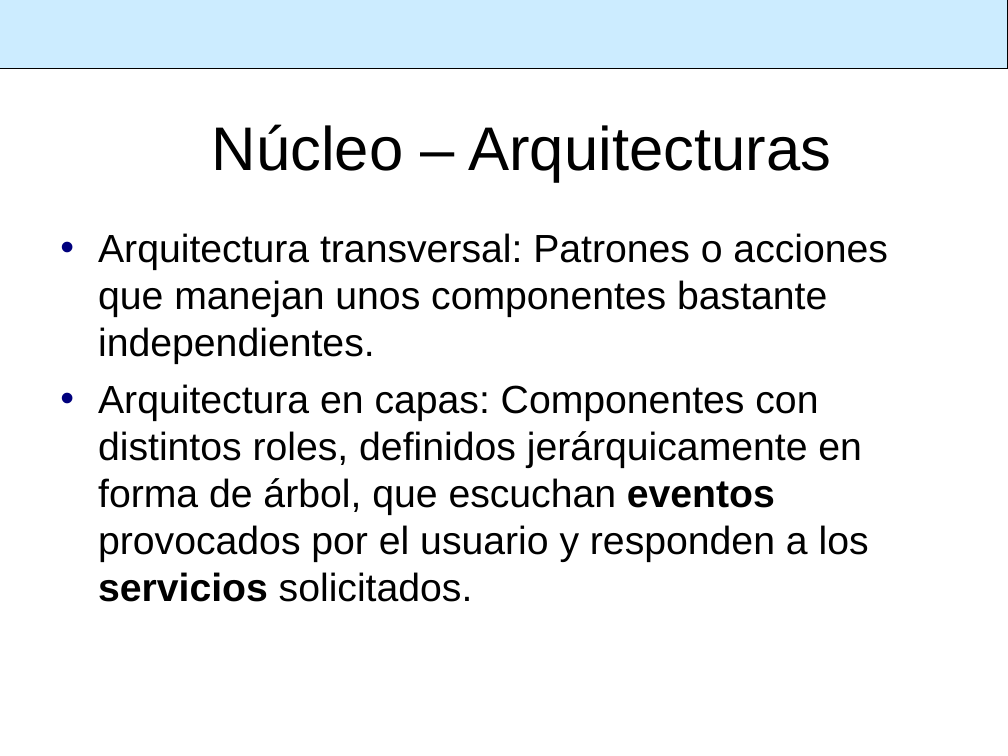
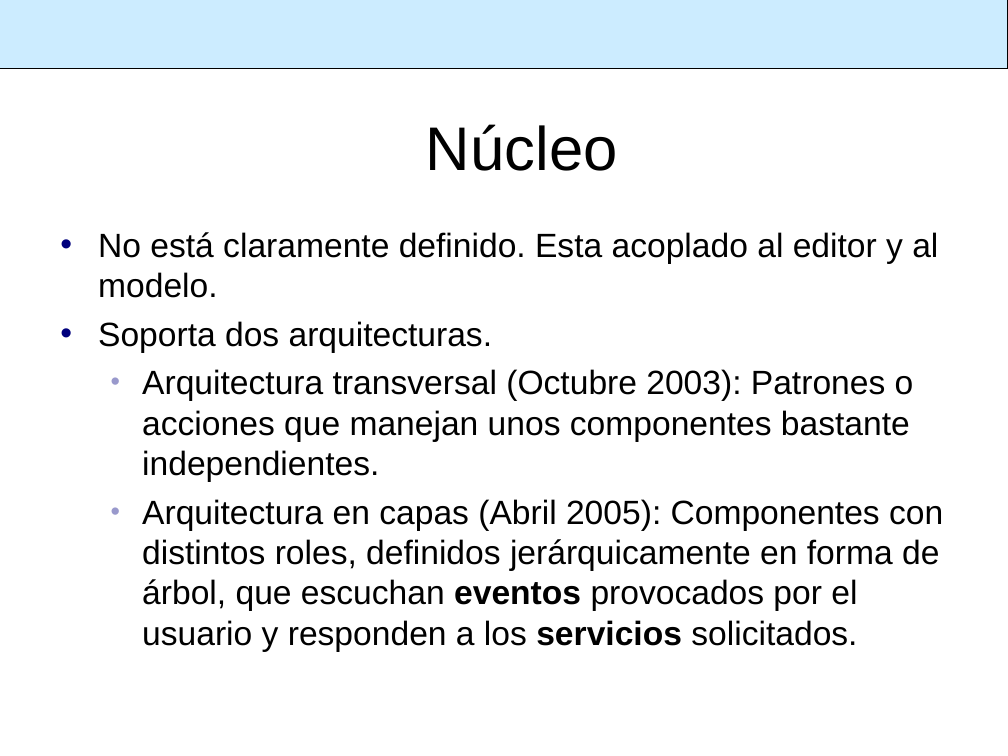
Before and after one commit to SIU-Toba/framework, a slide deck: slide 15 of doc/presentacion/1er Comite Usuarios.ppt (slide 14 before the commit). Drawn at 1008x756 pixels with LibreOffice and Linux fonts; fonts in the diff are those of the drawing; background and template pictures are left out. Boxes give left, top, right and bottom in pixels: in the first picture for what was removed or moved away, otherwise in the second. Text is boxed around its words. In the diff, an @@ line names an element or a change of style, - is before the commit and + after.

```diff
--- a/doc/presentacion/1er Comite Usuarios.ppt
+++ b/doc/presentacion/1er Comite Usuarios.ppt
@@ title at (426,124,618,171): text changed @@
-Núcleo – Arquitecturas
+Núcleo
@@ text at (98,232,943,652): text changed; size 28 to 24 pt @@
-• Arquitectura transversal: Patrones o acciones que manejan unos componentes bastante independientes.
-• Arquitectura en capas: Componentes con distintos roles, definidos jerárquicamente en forma de árbol, que escuchan eventos provocados por el usuario y responden a los servicios solicitados.
+• No está claramente definido. Esta acoplado al editor y al modelo.
+• Soporta dos arquitecturas.
+  • Arquitectura transversal (Octubre 2003): Patrones o acciones que manejan unos componentes bastante independientes.
+  • Arquitectura en capas (Abril 2005): Componentes con distintos roles, definidos jerárquicamente en forma de árbol, que escuchan eventos provocados por el usuario y responden a los servicios solicitados.
```
Also in this commit, not shown: 13 other slides changed, 8 slides added, 5 slides removed.
